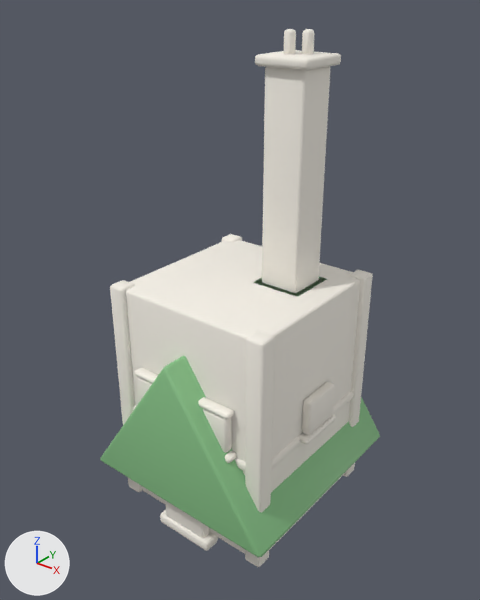
Renders of the glTF model assets/models/house.glb from each side of a commit.
Camera for both pictures: a 50 mm lens placed at (0.959, -1.215, 1.015), pointed at (-0.003, -0.012, 0.269). Every picture has the same lights, and +X, +Y and +Z are marked at lower left. The older version comes first. Vertices at exactly the same position are counted once.

In view in the first picture: 'body', 'roof'.
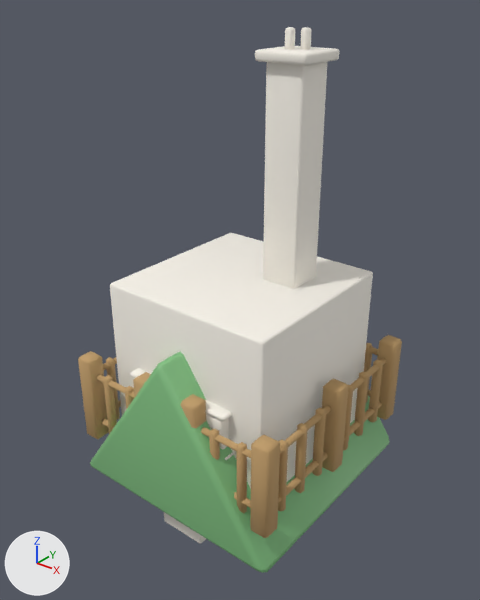
Boxes [x1, y1, x2, y2] around the edits, measured in the pictures (480 x 600 px; the box of a moved part takes in the faces that stretch with it):
'body', reshaped
    before: [110, 29, 373, 567]
    after: [110, 27, 373, 544]
'roof', reshaped
    before: [100, 277, 380, 557]
    after: [90, 351, 390, 573]
'fence', added (orange)
    after: [78, 335, 402, 538]
part 1 of me_cube, moved or reshaped
    before: [126, 240, 360, 554]
    after: [110, 233, 373, 488]
part 2 of me_cube, moved or reshaped (not visible before)
    after: [130, 368, 148, 378]
part 3 of me_cube, moved or reshaped
    before: [225, 451, 237, 463]
    after: [205, 400, 232, 421]
part 4 of me_cube, moved or reshaped
    before: [165, 500, 210, 538]
    after: [164, 512, 206, 544]
part 5 of me_cube, moved or reshaped
    before: [262, 66, 330, 293]
    after: [263, 62, 327, 289]
part 6 of me_cube, moved or reshaped
    before: [255, 50, 341, 70]
    after: [255, 46, 339, 65]
part 7 of me_cube, moved or reshaped
    before: [283, 29, 296, 54]
    after: [285, 27, 295, 50]
part 8 of me_cube, moved or reshaped
    before: [302, 29, 315, 55]
    after: [300, 27, 312, 50]
part 9 of me_cube, rebuilt (not visible afterwards)
    before: [138, 377, 152, 402]
part 10 of me_cube, rebuilt
    before: [203, 409, 232, 453]
    after: [206, 414, 229, 450]
part 11 of me_cube, deleted
    before: [110, 234, 373, 567]
part 12 of me_cube, deleted
    before: [134, 368, 234, 419]
part 13 of me_cube, deleted (mostly hidden)
    before: [133, 392, 353, 472]
part 14 of me_prism_mesh, rebuilt (7% wider, 10% taller)
    before: [100, 356, 380, 557]
    after: [90, 351, 390, 573]
part 15 of me_prism_mesh, deleted (mostly hidden)
    before: [253, 277, 327, 297]

The change, as a diff of the scene's bpy script:
```diff
--- a/assets/models/house.glb.py
+++ b/assets/models/house.glb.py
@@ me_cube @@
-me_cube.from_pydata(...)  # 1340 vertices, 2588 faces; spans x -0.258..0.258, y -0.264..0.24, z -0.346..0.914
+me_cube.from_pydata(...)  # 780 vertices, 1508 faces; spans x -0.24..0.24, y -0.273..0.24, z -0.33..0.918
+# me_cube part 1: the loose piece of 56 vertices spanning x -0.228..0.228, y -0.228..0.228, z -0.32..0.32 is multiplied about its middle by the matrix ((1.056, 0.0, 0.0), (0.0, 1.056, 0.0), (0.0, 0.0, 1.033))
+# me_cube part 2: the loose piece of 56 vertices spanning x -0.162..-0.018, y -0.26..-0.226, z -0.02..-0.002 is scaled about its middle by (0.92, 1.11, 0.744), then moved by (0.0, -0.009, 0.122)
+# me_cube part 3: the loose piece of 56 vertices spanning x 0.018..0.162, y -0.26..-0.226, z -0.02..-0.002 is scaled about its middle by (0.92, 1.11, 0.744), then moved by (0.0, -0.009, 0.122)
+# me_cube part 4: the loose piece of 56 vertices spanning x -0.07..0.07, y -0.258..-0.228, z -0.32..-0.104 is scaled about its middle by (0.978, 1.13, 1.04), then moved by (0.0, -0.008, -0.006)
+# me_cube part 5: the loose piece of 56 vertices spanning x 0.038..0.146, y 0.02..0.128, z 0.016..0.84 is scaled about its middle by (0.931, 0.931, 0.727), then moved by (0.0, -0.004, 0.122)
+# me_cube part 6: the loose piece of 56 vertices spanning x 0.022..0.162, y 0.004..0.144, z 0.84..0.864 is scaled about its middle by (0.978, 0.978, 1.05), then moved by (0.0, -0.004, 0.01)
+# me_cube part 7: the loose piece of 84 vertices spanning x 0.063..0.089, y 0.049..0.075, z 0.856..0.914 is scaled about its middle by (0.867, 0.867, 0.861), then moved by (0.002, -0.002, 0.008)
+# me_cube part 8: the loose piece of 80 vertices spanning x 0.095..0.121, y 0.073..0.099, z 0.856..0.914 is scaled about its middle by (0.867, 0.867, 0.861), then moved by (-0.002, -0.006, 0.008)
+# me_cube part 9: the loose piece of 56 vertices spanning x -0.148..-0.032, y -0.254..-0.228, z 0.0..0.1 is rebuilt with 56 vertices and now spans x -0.146..-0.034, y -0.267..-0.235, z 0.007..0.103
+# me_cube part 10: the loose piece of 56 vertices spanning x 0.032..0.148, y -0.254..-0.228, z 0.0..0.1 is rebuilt with 56 vertices and now spans x 0.034..0.146, y -0.267..-0.235, z 0.007..0.103
+# me_cube part 11: 9 loose pieces with 504 vertices, spanning x -0.258..0.258, y -0.264..0.24, z -0.346..0.326, are deleted
+# me_cube part 12: 112 vertices removed from x -0.156..0.156, y -0.257..-0.227, z 0.101..0.117
+# me_cube part 13: 56 vertices removed from x -0.235..0.235, y -0.235..0.235, z -0.045..-0.019
+# other edits to the shape of me_cube do not show in these pictures
 me_cube.materials.append(mat_body)
@@ me_prism_mesh @@
-me_prism_mesh.from_pydata(...)  # 90 vertices, 172 faces; spans x -0.284..0.284, y -0.3..0.3, z -0.21..0.32
+me_prism_mesh.from_pydata(...)  # 42 vertices, 80 faces; spans x -0.311..0.311, y -0.322..0.322, z -0.23..0.222
+# me_prism_mesh part 14: the loose piece of 42 vertices spanning x -0.284..0.284, y -0.3..0.3, z -0.21..0.205 is rebuilt with 42 vertices and now spans x -0.311..0.311, y -0.322..0.322, z -0.23..0.222
+# me_prism_mesh part 15: the loose piece of 48 vertices spanning x 0.014..0.17, y -0.004..0.152, z 0.3..0.32 is deleted
 me_prism_mesh.materials.append(mat_roof)
@@ ob_fence @@
+ob_fence = bpy.data.objects.new('fence', me_cube_011)  # 1128 vertices, 2068 faces; spans x -0.311..0.311, y -0.311..0.311, z -0.142..0.142; in mat_fence (orange #bf9b69)
+ob_fence.location = (0.0, 0.0, 0.0)
```
